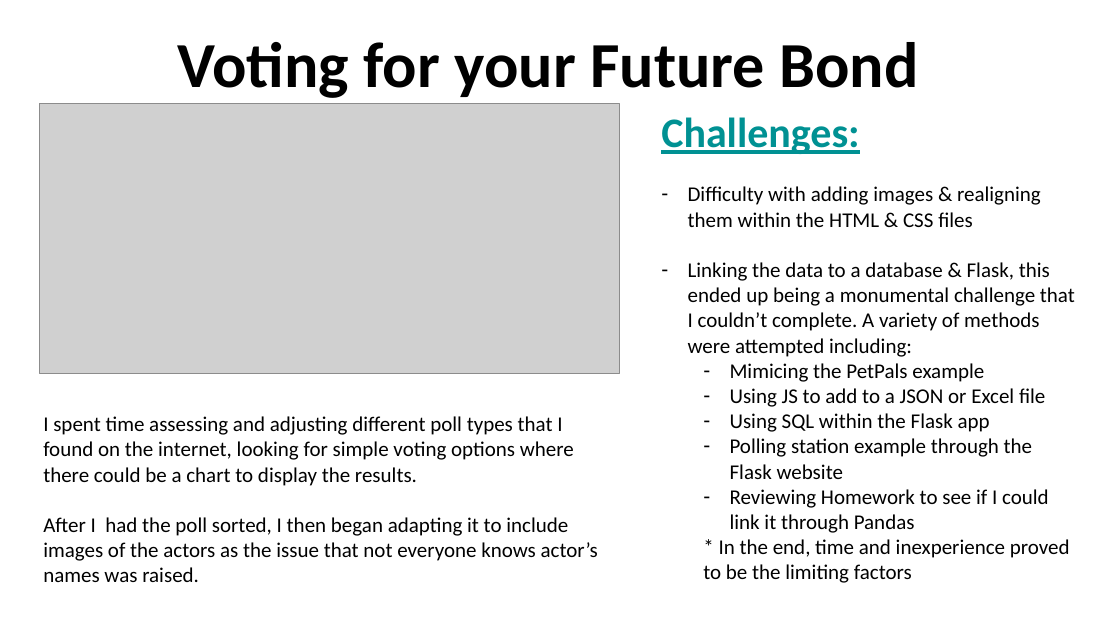
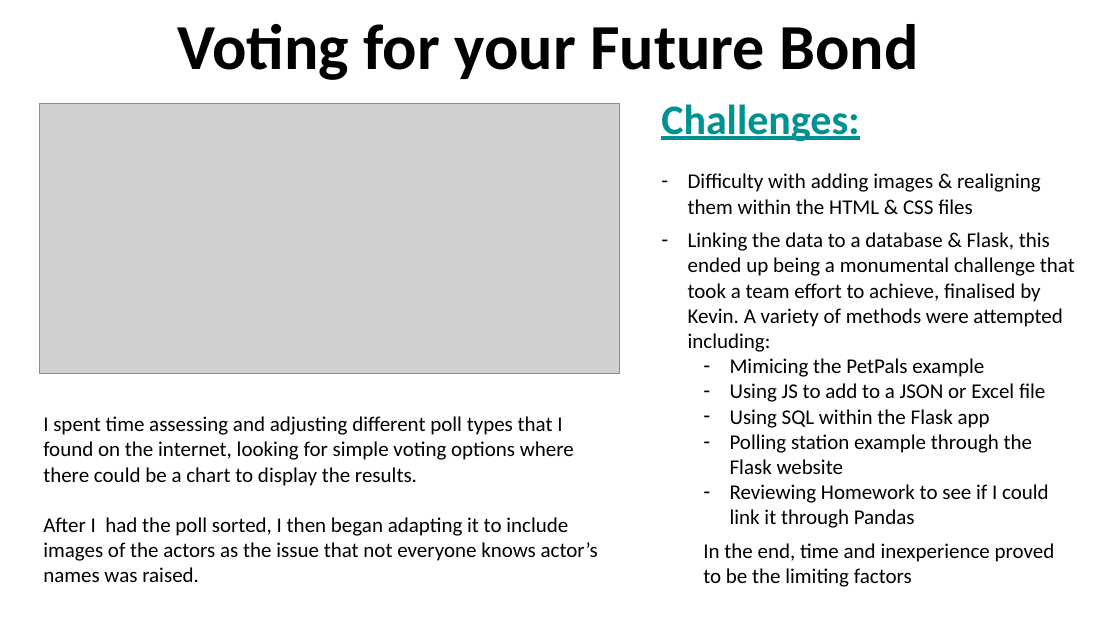
Before and after one commit to KatherineH-cls/Project-3, a slide deck: slide 11 of presentations/kh_mb_cm_presentation .pptx. Drawn at 1120x630 pixels with LibreOffice and Linux fonts; fonts in the diff are those of the drawing; grey boxes stand for pictures. Boxes give left, top, right and bottom in pixels: in the first picture for what was removed or moved away, otherwise in the second. Text is boxed around its words. In the diff, an @@ line names an element or a change of style, - is before the commit and + after.

Commit message:
updated presentation file

```diff
--- a/presentations/kh_mb_cm_presentation .pptx
+++ b/presentations/kh_mb_cm_presentation .pptx
@@ text "Voting for your Future Bond": place and size @@
-text "Voting for your Future Bond" at bbox=[177, 42, 919, 98]
+text "Voting for your Future Bond" at bbox=[177, 24, 919, 80]
@@ text "Challenges:": place and size @@
-text "Challenges:" at bbox=[661, 117, 1075, 583]
+text "Challenges:" at bbox=[661, 104, 1075, 587]
@@ text at bbox=[688, 232, 1075, 352]: text changed @@
-– Linking the data to a database & Flask, this ended up being a monumental challenge that I couldn’t complete. A variety of methods were attempted including:
+– Linking the data to a database & Flask, this ended up being a monumental challenge that took a team effort to achieve, finalised by Kevin. A variety of methods were attempted including:
@@ text at bbox=[703, 543, 1055, 587]: text changed @@
-  * In the end, time and inexperience proved to be the limiting factors
+  In the end, time and inexperience proved to be the limiting factors
```
